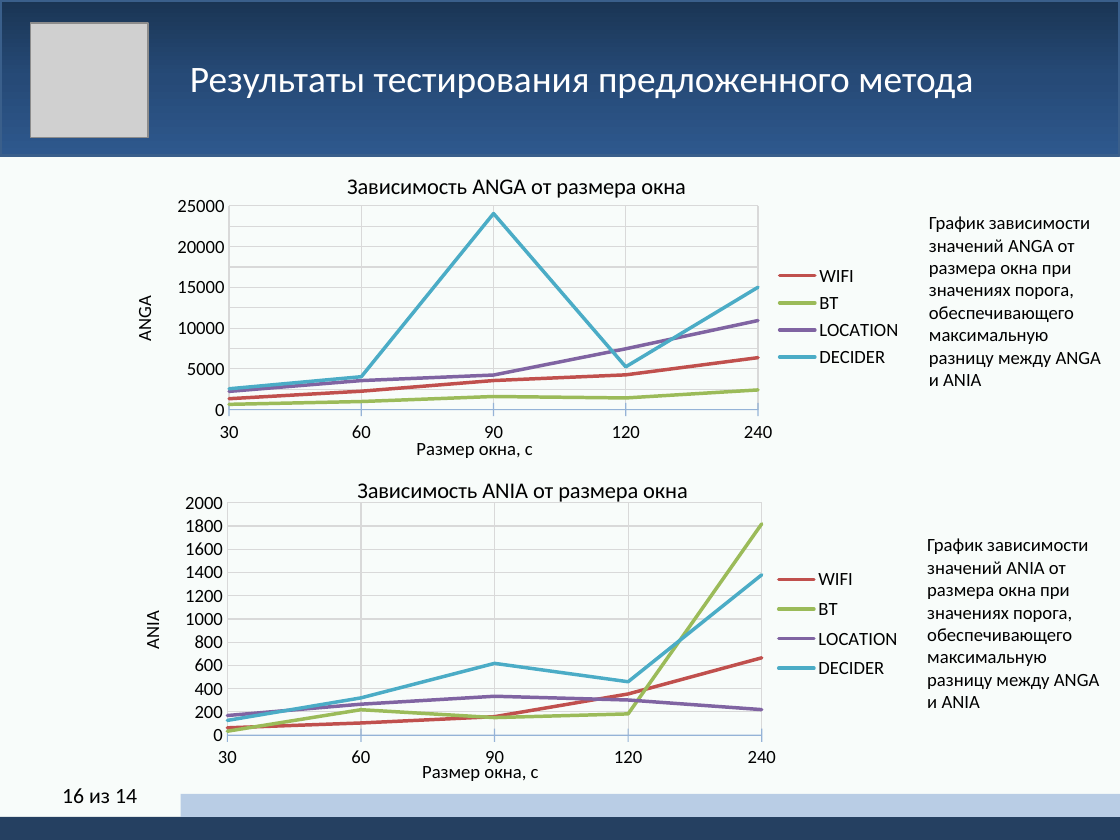
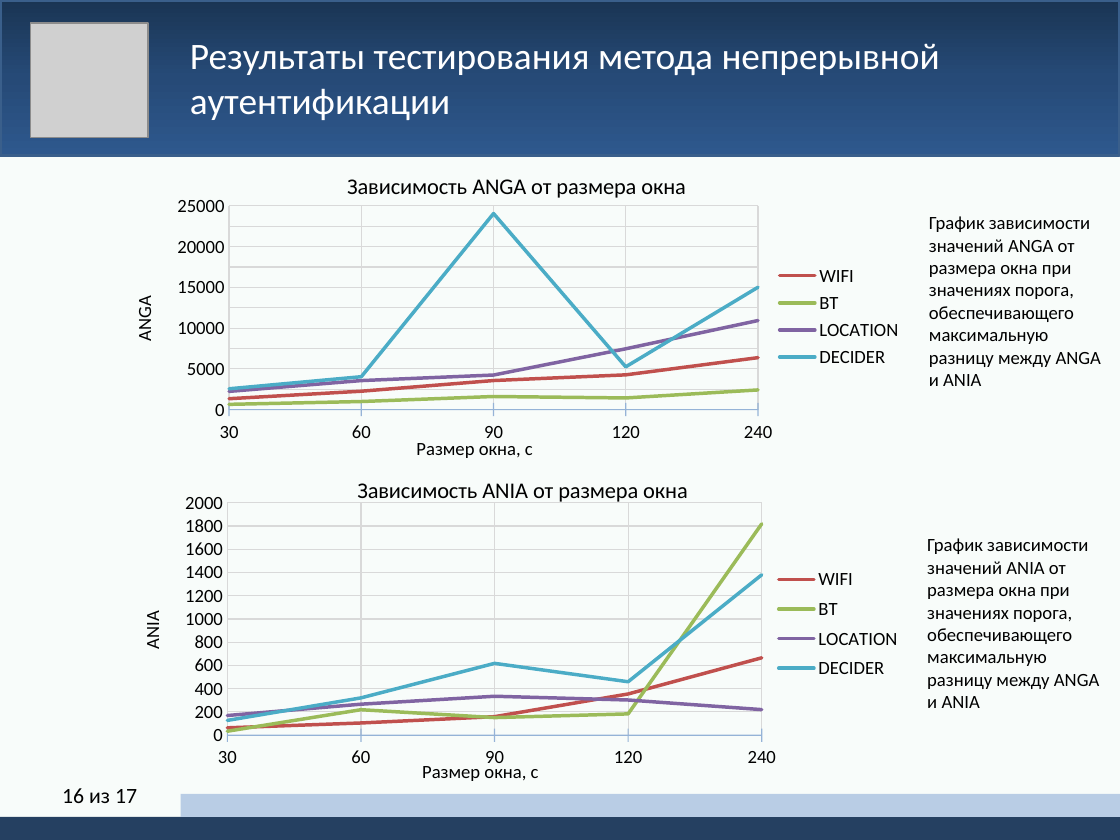
Before and after one commit to yerseg/bachelor_thesis, a slide deck: slide 16 of thesis_presentation.pptx. Drawn at 1120x840 pixels with LibreOffice and Linux fonts; fonts in the diff are those of the drawing; grey boxes stand for pictures. Boxes give left, top, right and bottom in pixels: in the first picture for what was removed or moved away, otherwise in the second. Text is boxed around its words. In the diff, an @@ line names an element or a change of style, - is before the commit and + after.

```diff
--- a/thesis_presentation.pptx
+++ b/thesis_presentation.pptx
@@ text at (190,43,940,120): text changed @@
-Результаты тестирования предложенного метода
+Результаты тестирования метода непрерывной аутентификации
@@ page number at (62,788,137,803): text changed @@
-16 из 14
+16 из 17
```
Also in this commit, not shown: 5 other slides changed, 4 other files.
